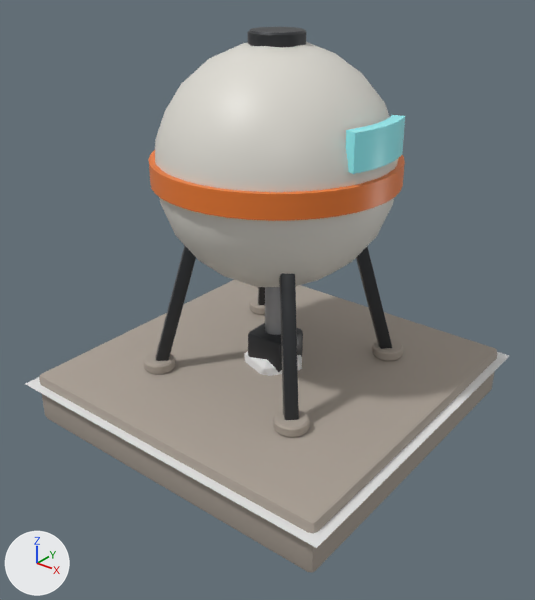
A saved change to the Blender file res/models/placement/water/water_tank_1x1.blend.
One viewpoint serves both versions: a 50 mm camera at (2.28, -2.92, 2.24) aimed at (0.05, -0.14, 0.52). The axes (+X, +Y, +Z) are drawn at lower left. The lights are the same throughout. The picture after the commit comes second.

The first picture shows '%P%Footprint', 'WaterTank' and 1 more.
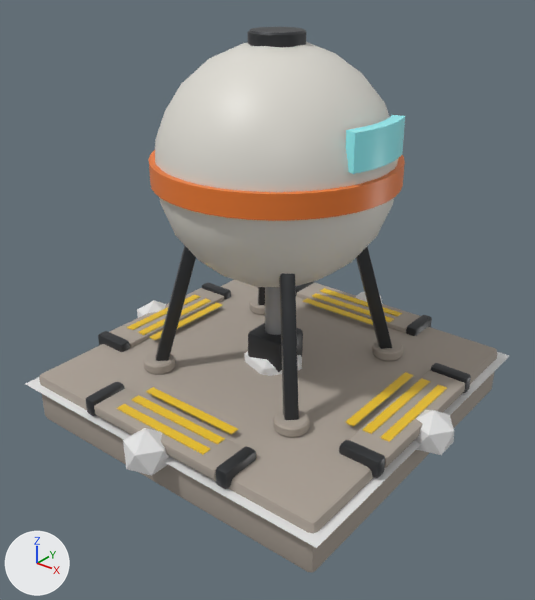
What differs and where, as boxes (x1, y1, x2, y2) in the pictures (535 x 600 px):
'%V%AnchorOut.003+', added
    after: (86, 382, 256, 489)
    faces in mat_concrete (grey #aaa095): (94, 389, 244, 480)
    faces in mat_hazard_yellow (yellow #edc427): (117, 387, 238, 455)
    faces in mat_frame_graphite (dark grey #35373a): (86, 382, 256, 489)
'%V%AnchorOut+', added
    after: (339, 363, 471, 478)
    faces in mat_concrete (grey #aaa095): (349, 371, 465, 468)
    faces in mat_hazard_yellow (yellow #edc427): (345, 372, 447, 442)
    faces in mat_frame_graphite (dark grey #35373a): (339, 363, 471, 478)
'%V%AnchorOut.001+', added
    after: (98, 283, 231, 352)
    faces in mat_concrete (grey #aaa095): (110, 288, 224, 348)
    faces in mat_hazard_yellow (yellow #edc427): (127, 294, 222, 340)
    faces in mat_frame_graphite (dark grey #35373a): (98, 283, 231, 352)
'%V%AnchorOut.002+', added
    after: (296, 281, 432, 336)
    faces in mat_concrete (grey #aaa095): (296, 283, 420, 333)
    faces in mat_hazard_yellow (yellow #edc427): (303, 288, 402, 325)
    faces in mat_frame_graphite (dark grey #35373a): (296, 281, 432, 336)
'%P%AnchorOut.003', added
    after: (123, 428, 169, 476)
'%P%AnchorOut', added
    after: (415, 410, 454, 455)
'%P%AnchorOut.001', added
    after: (137, 300, 166, 318)
'%P%AnchorOut.002', added (mostly hidden)
    after: (356, 291, 382, 303)

The change, as a list of edits to the scene's bpy script:
```text
Add mat_hazard_yellow:
    mat_hazard_yellow = principled_material('Hazard_Yellow')
    mat_hazard_yellow.base_color = (0.85, 0.55, 0.02)  # yellow #edc427
Add me_v_anchorout_003:
    me_v_anchorout_003.from_pydata(...)  # 192 vertices, 180 faces; spans x -0.49..0.49, y -0.98..-0.675, z 0.01..0.11
    me_v_anchorout_003.polygons.foreach_set('use_smooth', [True] * 180)
    # faces by material slot: [54, 108, 18]
    me_v_anchorout_003.materials.append(mat_concrete)  # grey #aaa095
    me_v_anchorout_003.materials.append(mat_frame_graphite)  # dark grey #35373a
    me_v_anchorout_003.materials.append(mat_hazard_yellow)  # yellow #edc427
Add me_v_anchorout_002:
    me_v_anchorout_002.from_pydata(...)  # 192 vertices, 180 faces; spans x -0.49..0.49, y 0.675..0.98, z 0.01..0.11
    me_v_anchorout_002.polygons.foreach_set('use_smooth', [True] * 180)
    # faces by material slot: [54, 108, 18]
    me_v_anchorout_002.materials.append(mat_concrete)  # grey #aaa095
    me_v_anchorout_002.materials.append(mat_frame_graphite)  # dark grey #35373a
    me_v_anchorout_002.materials.append(mat_hazard_yellow)  # yellow #edc427
Add me_v_anchorout_001:
    me_v_anchorout_001.from_pydata(...)  # 192 vertices, 180 faces; spans x -0.98..-0.675, y -0.49..0.49, z 0.01..0.11
    me_v_anchorout_001.polygons.foreach_set('use_smooth', [True] * 180)
    # faces by material slot: [54, 108, 18]
    me_v_anchorout_001.materials.append(mat_concrete)  # grey #aaa095
    me_v_anchorout_001.materials.append(mat_frame_graphite)  # dark grey #35373a
    me_v_anchorout_001.materials.append(mat_hazard_yellow)  # yellow #edc427
Add me_v_anchorout:
    me_v_anchorout.from_pydata(...)  # 192 vertices, 180 faces; spans x 0.675..0.98, y -0.49..0.49, z 0.01..0.11
    me_v_anchorout.polygons.foreach_set('use_smooth', [True] * 180)
    # faces by material slot: [54, 108, 18]
    me_v_anchorout.materials.append(mat_concrete)  # grey #aaa095
    me_v_anchorout.materials.append(mat_frame_graphite)  # dark grey #35373a
    me_v_anchorout.materials.append(mat_hazard_yellow)  # yellow #edc427
Add ob_v_anchorout_003:
    ob_v_anchorout_003 = bpy.data.objects.new('%V%AnchorOut.003+', me_v_anchorout_003)
    ob_v_anchorout_003.location = (0.0, 0.0, 0.0)
Add ob_v_anchorout_002:
    ob_v_anchorout_002 = bpy.data.objects.new('%V%AnchorOut.002+', me_v_anchorout_002)
    ob_v_anchorout_002.location = (0.0, 0.0, 0.0)
Add ob_v_anchorout_001:
    ob_v_anchorout_001 = bpy.data.objects.new('%V%AnchorOut.001+', me_v_anchorout_001)
    ob_v_anchorout_001.location = (0.0, 0.0, 0.0)
Add ob_v_anchorout:
    ob_v_anchorout = bpy.data.objects.new('%V%AnchorOut+', me_v_anchorout)
    ob_v_anchorout.location = (0.0, 0.0, 0.0)
Add ob_p_anchorout_003:
    ob_p_anchorout_003 = bpy.data.objects.new('%P%AnchorOut.003', me_p_center.copy())  # the mesh of ob_p_center
    ob_p_anchorout_003.location = (0.0, -1.0, 0.013)
    ob_p_anchorout_003.scale = (0.13, 0.13, 0.13)
Add ob_p_anchorout_002:
    ob_p_anchorout_002 = bpy.data.objects.new('%P%AnchorOut.002', me_p_center.copy())  # the mesh of ob_p_center
    ob_p_anchorout_002.location = (0.0, 1.0, 0.013)
    ob_p_anchorout_002.scale = (0.13, 0.13, 0.13)
Add ob_p_anchorout_001:
    ob_p_anchorout_001 = bpy.data.objects.new('%P%AnchorOut.001', me_p_center.copy())  # the mesh of ob_p_center
    ob_p_anchorout_001.location = (-1.0, 0.0, 0.013)
    ob_p_anchorout_001.scale = (0.13, 0.13, 0.13)
Add ob_p_anchorout:
    ob_p_anchorout = bpy.data.objects.new('%P%AnchorOut', me_p_center.copy())  # the mesh of ob_p_center
    ob_p_anchorout.location = (1.0, 0.0, 0.013)
    ob_p_anchorout.scale = (0.13, 0.13, 0.13)
```
